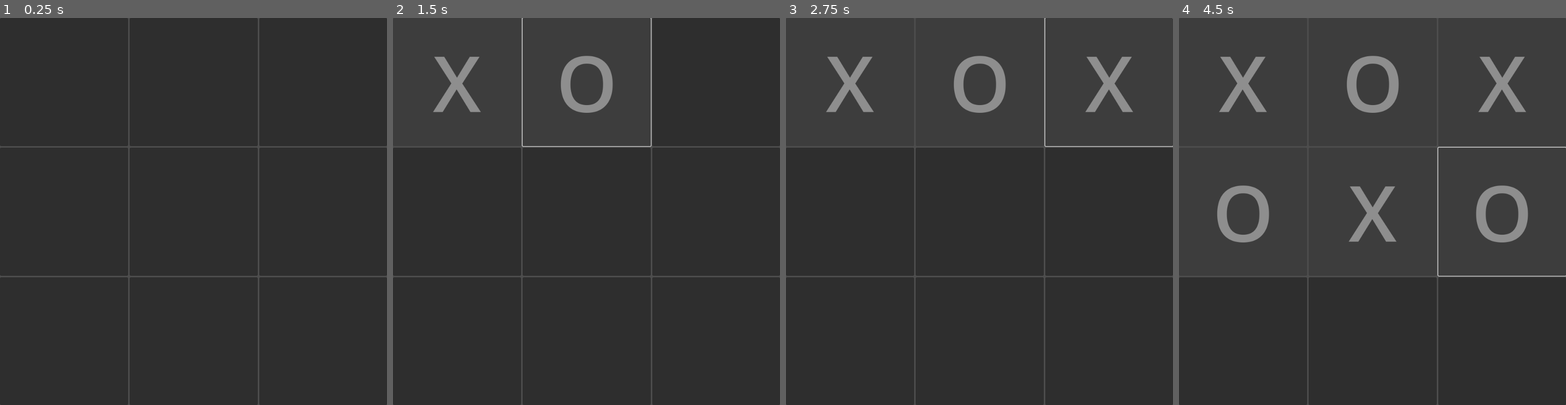
Above: before the commit, frames 1-4 (left to right).
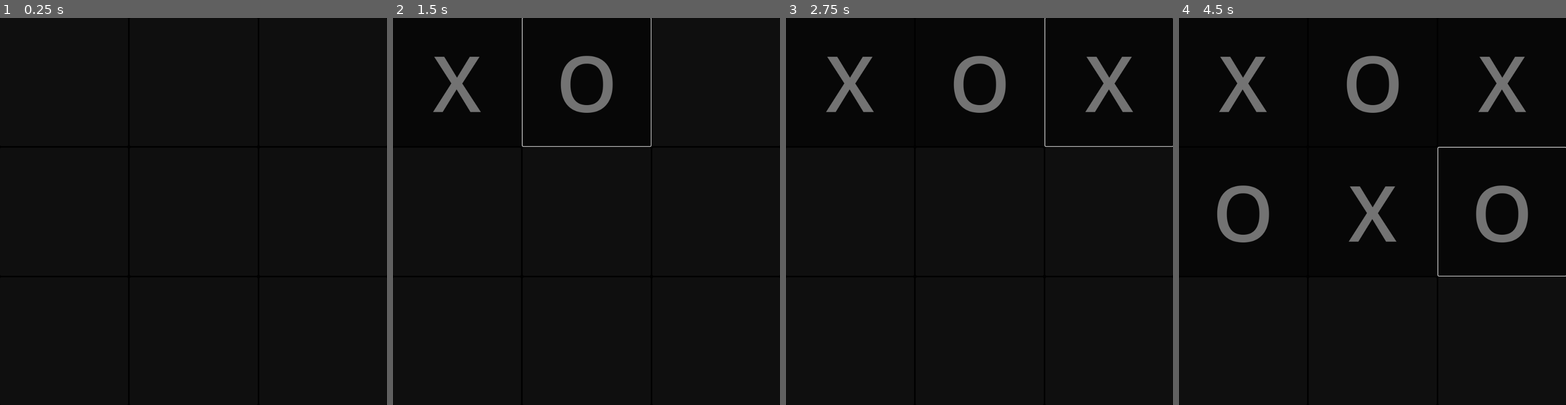
Above: after the commit, the same moments.

Repository: Vorgenstad/tic-tac-toe
Game: Godot game, scene res://scenes/game.tscn
Same seed, same stepped clock (60 frames per second), same inputs: the game is played once before the commit and once after it.
Inputs (mouse positions are in pixels of both pictures, inside the frame that each line leads up to):
- Up to frame 1 (0.25 s): no input
- Up to frame 2 (1.5 s): click (458, 83) at 0.5 s; click (586, 83) at 1.25 s
- Up to frame 3 (2.75 s): click (1111, 83) at 2 s
- Up to frame 4 (4.5 s): click (1244, 211) at 2.75 s; click (1372, 211) at 3.5 s; click (1504, 211) at 4.25 s

The runs differ from the first frame. In frame 1, 100% of the frame differs, in the area x 0-100%, y 0-100%; in frame 2, 100%; in frame 3, 100%; in frame 4, 100%.

Commit message:
Changed background color to black

Diff:
--- a/project.godot
+++ b/project.godot
@@ -13,6 +13,7 @@
 config/name="Tic Tac Toe"
 run/main_scene="res://scenes/game.tscn"
 config/features=PackedStringArray("4.3", "GL Compatibility")
+boot_splash/bg_color=Color(0, 0, 0, 1)
 
 [display]
 
@@ -23,3 +24,4 @@
 
 renderer/rendering_method="gl_compatibility"
 renderer/rendering_method.mobile="gl_compatibility"
+environment/defaults/default_clear_color=Color(0, 0, 0, 1)
--- /dev/null
+++ b/scenes/main.tscn
@@ -0,0 +1,3 @@
+[gd_scene format=3 uid="uid://b0sid7hdgoq3x"]
+
+[node name="Main" type="Node"]
--- /dev/null
+++ b/scenes/menu.tscn
@@ -0,0 +1,3 @@
+[gd_scene format=3 uid="uid://0xpiui62dwuo"]
+
+[node name="Menu" type="CanvasLayer"]
